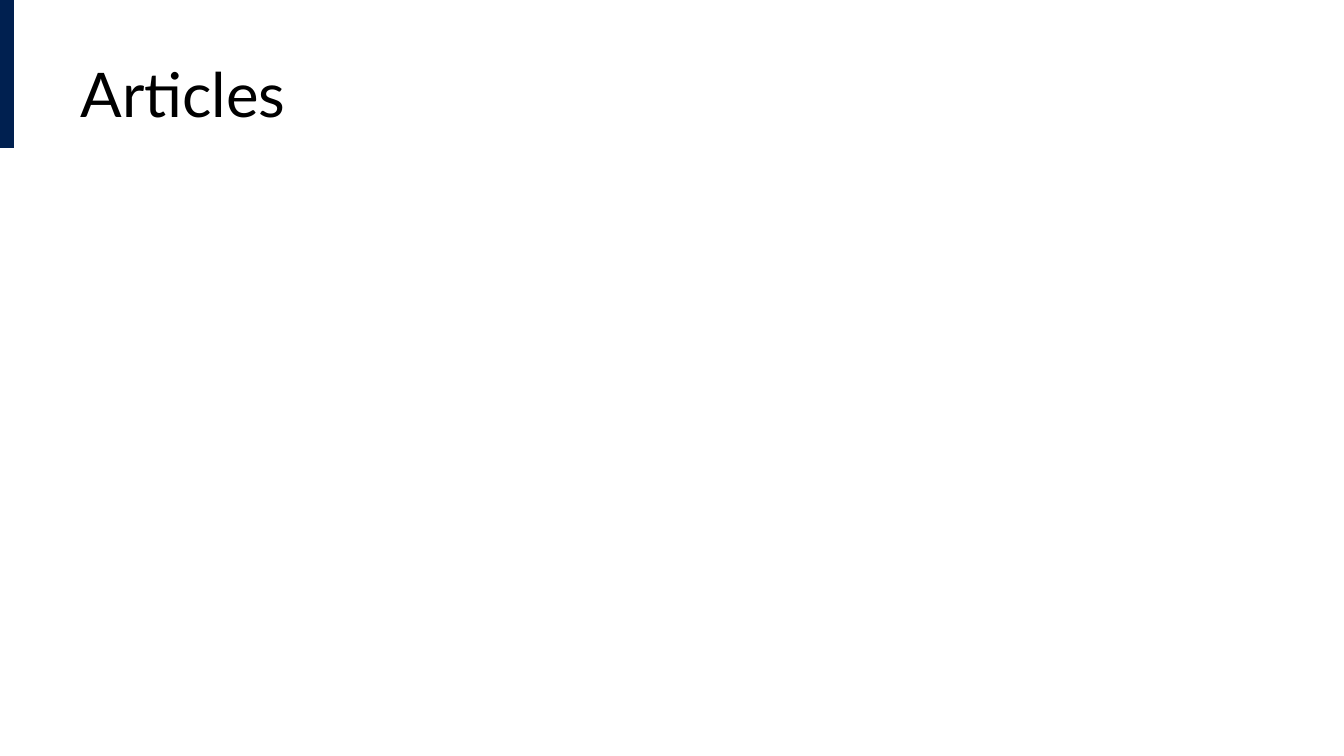
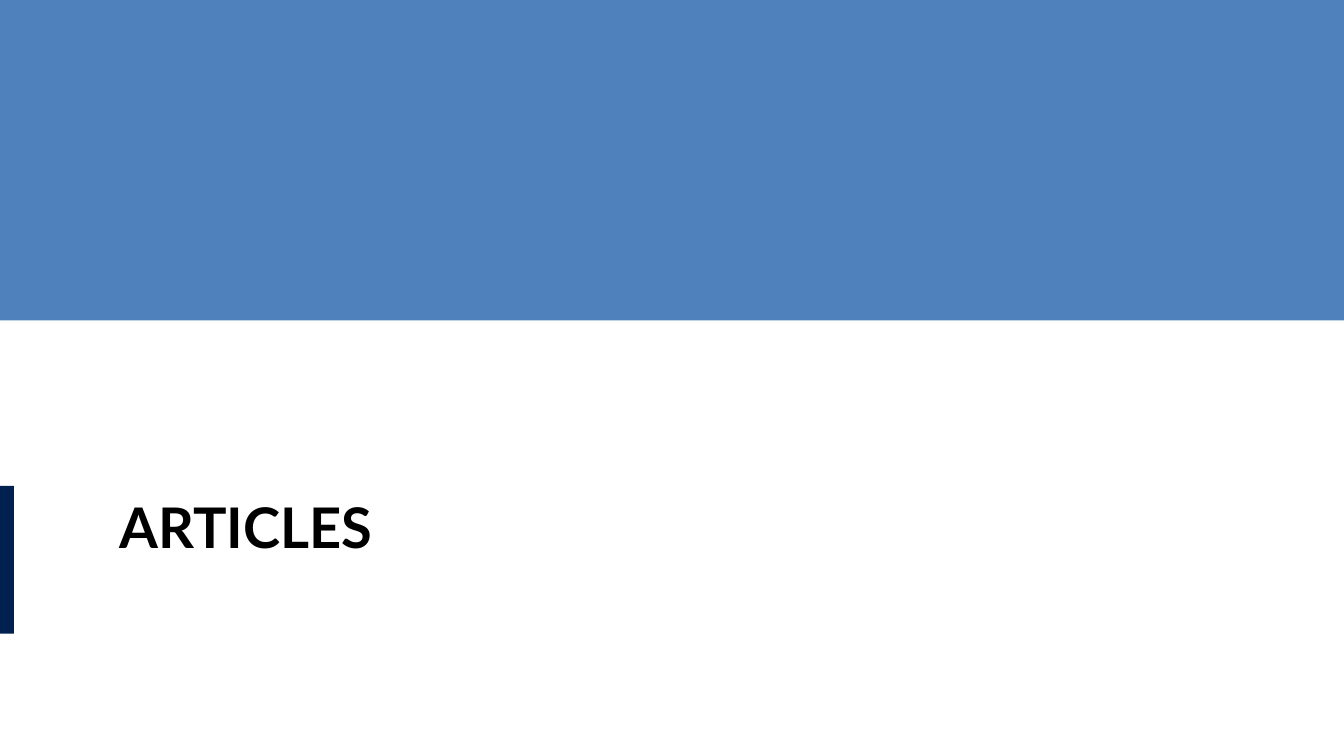
Before and after one commit to lucas-a-meyer/using-quarto, a slide deck: slide 25 of docs/presentation.pptx (slide 30 before the commit). Drawn at 1344x756 pixels with LibreOffice and Linux fonts; fonts in the diff are those of the drawing. Boxes give left, top, right and bottom in pixels: in the first picture for what was removed or moved away, otherwise in the second. Text is boxed around its words. In the diff, an @@ line names an element or a change of style, - is before the commit and + after.

```diff
--- a/docs/presentation.pptx
+++ b/docs/presentation.pptx
@@ rectangle added at box(0, 0, 1344, 320), fill #4F81BD @@
@@ rectangle: place and size @@
-rectangle at box(0, 0, 13, 148)
+rectangle at box(0, 485, 13, 633)
@@ title "ARTICLES" at box(120, 507, 373, 549): vertical alignment middle to top @@
@@ title at box(120, 507, 373, 549): text changed; size 33 to 30 pt; bold on @@
-Articles
+ARTICLES
```
Also in this commit, not shown: 18 other slides changed, 8 slides added, 11 slides removed, 43 other files.
